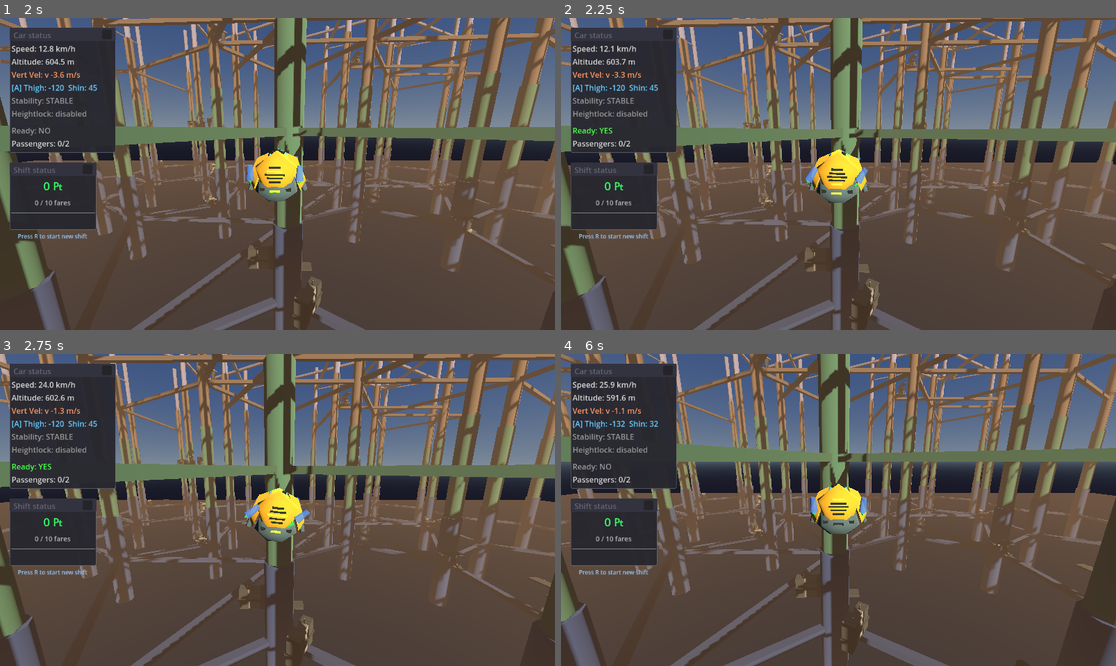
Above: before the commit, frames 1-4 (two rows, left to right).
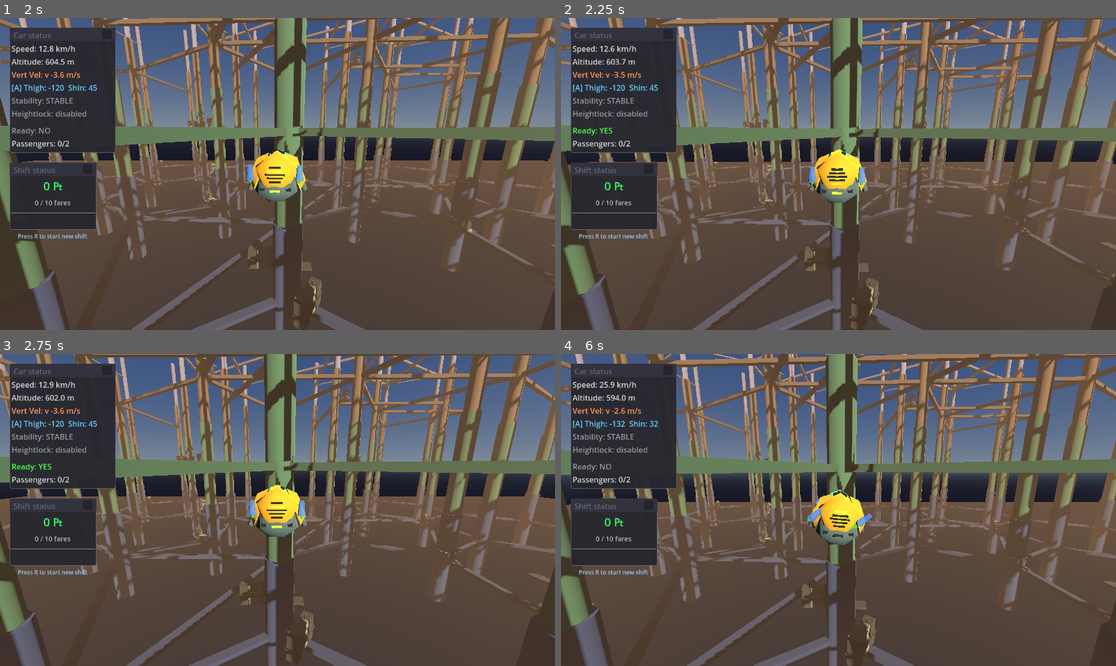
Above: after the commit, the same moments.

Repository: TaxiService/fcar
Game: Godot game, scene res://city/city_test.tscn
The game is run twice, just before and just after one commit, with the same random seed, the same clock (stepped at 60 frames per second) and the same inputs.
Inputs (mouse positions are in pixels of both pictures, inside the frame that each line leads up to):
- Up to frame 1 (2 s): tap R (toggle_ready_for_fares) at 0.5, 1.25 s; drag from (61, 89) to (333, 105) at 0.52 s; drag from (55, 195) to (249, 236) at 1.27 s
- Up to frame 2 (2.25 s): tap R (toggle_ready_for_fares) at 2 s; move the mouse to (894, 105) at 2.02 s; hold D (strafe_right) from 2.03 s (still down); hold Space (jump) from 2.03 s (still down); tap F (toggle_control_lock, bound only after the commit) at 2.1 s
- Up to frame 3 (2.75 s): keep holding D (strafe_right); keep holding Space (jump)
- Up to frame 4 (6 s): release D (strafe_right) at 2.75 s; release Space (jump) at 2.75 s; tap R (toggle_ready_for_fares) at 2.75, 3.5, 4.25 s; drag from (810, 572) to (672, 463) at 2.77 s; move the mouse to (1005, 556) at 3.52 s; hold A (strafe_left) 3.53-4.25 s; hold C (crouch) 3.53-4.25 s; tap Space (jump) at 3.77, 4.07 s; tap Ctrl (toggle_com_compensation, bound only before the commit) at 3.8 s; drag from (672, 463) to (755, 432) at 4.27 s; move the mouse to (866, 510) at 5.02 s; hold S (backward) 5.03-5.75 s; hold Space (jump) 5.03-5.75 s; tap V (toggle_auto_hover) at 5.1 s; click (866, 510) at 5.17 s; drag from (755, 432) to (727, 525) at 5.77 s

Frame 1 is identical in both runs. In frame 2, 4.4% of the frame differs, in the area x 0-100%, y 0-100%; in frame 3, 19%; in frame 4, 43%.

Commit message:
Add control lock (F key) and remove CoM toggle
Control lock feature:
- Press F to lock current control inputs
- Locked inputs are maintained (car continues trajectory)
- Press same input direction to temporarily suppress it
- Press opposite direction to override
- Press F again to unlock
- Allows player to look around / interact with UI while flying

Also removed:
- CTRL toggle for CoM compensation (now always on)
- toggle_com_compensation input action replaced with toggle_control_lock

Co-Authored-By: Claude Opus 4.5 <noreply@anthropic.com>

Diff:
--- a/FCar.gd
+++ b/FCar.gd
@@ -23,6 +23,13 @@
 var _alt_was_pressed: bool = false  # For detecting Alt key press
 var _booster_roll_differential: float = 0.0  # Current shin offset (left - right)
 var _smoothed_pitch_input: float = 0.0  # Smoothed pitch input to avoid bobbing
+
+# Control lock state (F key) - locks current inputs, player can look around freely
+var controls_locked: bool = false
+var locked_pitch: float = 0.0
+var locked_roll: float = 0.0
+var locked_throttle: float = 0.0
+var locked_yaw: float = 0.0
 
 # ===== EXPORT PARAMETERS =====
 @export_category("thrust")
@@ -318,6 +325,39 @@
 	target_height = global_transform.origin.y
 
 
+func _toggle_control_lock(pitch: float, roll: float, throttle: float, yaw: float):
+	controls_locked = !controls_locked
+	if controls_locked:
+		# Lock current inputs
+		locked_pitch = pitch
+		locked_roll = roll
+		locked_throttle = throttle
+		locked_yaw = yaw
+		print("Controls: LOCKED")
+	else:
+		# Clear locked values
+		locked_pitch = 0.0
+		locked_roll = 0.0
+		locked_throttle = 0.0
+		locked_yaw = 0.0
+		print("Controls: unlocked")
+
+
+func _apply_lock_logic(locked_value: float, player_input: float) -> float:
+	# When controls are locked:
+	# - If player presses the same direction as locked, temporarily suppress (return 0)
+	# - If player presses opposite direction, override with player input
+	# - If player isn't pressing anything, use locked value
+	if player_input == 0.0:
+		return locked_value
+	elif locked_value != 0.0 and sign(player_input) == sign(locked_value):
+		# Player pressing same direction as locked - suppress
+		return 0.0
+	else:
+		# Player pressing opposite or different - use player input
+		return player_input
+
+
 func _physics_process(delta):
 	# Update LOD player position for people culling
 	_update_lod_player_position()
@@ -473,44 +513,62 @@
 
 
 func _read_inputs(delta: float) -> Dictionary:
-	# Read raw input targets
-	var target_pitch: float = 0.0
-	var target_roll: float = 0.0
-	var target_throttle: float = 0.0
-	var target_yaw: float = 0.0
+	# Read raw player input
+	var player_pitch: float = 0.0
+	var player_roll: float = 0.0
+	var player_throttle: float = 0.0
+	var player_yaw: float = 0.0
 
 	if Input.is_action_pressed("backward"):
-		target_pitch = 1.0
+		player_pitch = 1.0
 	if Input.is_action_pressed("forward"):
-		target_pitch = -1.0
+		player_pitch = -1.0
 	if Input.is_action_pressed("strafe_left"):
-		target_roll = -1.0
+		player_roll = -1.0
 	if Input.is_action_pressed("strafe_right"):
-		target_roll = 1.0
+		player_roll = 1.0
 
 	if Input.is_action_pressed("jump"):
 		if lock_height: target_height = global_transform.origin.y
-		target_throttle = 1.0
+		player_throttle = 1.0
 	if Input.is_action_just_released("jump"):
 		if lock_height: target_height = global_transform.origin.y
 
 	if Input.is_action_pressed("crouch"):
 		if lock_height: target_height = global_transform.origin.y
-		target_throttle = -1.0
+		player_throttle = -1.0
 	if Input.is_action_just_released("crouch"):
 		if lock_height: target_height = global_transform.origin.y
 
 	if Input.is_action_pressed("turn_right"):
-		target_yaw = 1.0
+		player_yaw = 1.0
 	if Input.is_action_pressed("turn_left"):
-		target_yaw = -1.0
-
-	# Handle toggles
+		player_yaw = -1.0
+
+	# Handle control lock toggle (F key)
+	if Input.is_action_just_pressed("toggle_control_lock"):
+		_toggle_control_lock(player_pitch, player_roll, player_throttle, player_yaw)
+
+	# Apply control lock: locked inputs are maintained unless player presses same direction
+	var target_pitch: float
+	var target_roll: float
+	var target_throttle: float
+	var target_yaw: float
+
+	if controls_locked:
+		target_pitch = _apply_lock_logic(locked_pitch, player_pitch)
+		target_roll = _apply_lock_logic(locked_roll, player_roll)
+		target_throttle = _apply_lock_logic(locked_throttle, player_throttle)
+		target_yaw = _apply_lock_logic(locked_yaw, player_yaw)
+	else:
+		target_pitch = player_pitch
+		target_roll = player_roll
+		target_throttle = player_throttle
+		target_yaw = player_yaw
+
+	# Handle other toggles
 	if Input.is_action_just_pressed("height_brake"):
 		engage_heightlock()
-	if Input.is_action_just_pressed("toggle_com_compensation"):
-		com_compensation_enabled = !com_compensation_enabled
-		print("CoM compensation: ", "ON" if com_compensation_enabled else "OFF")
 	if Input.is_action_just_pressed("toggle_auto_hover"):
 		auto_hover_enabled = !auto_hover_enabled
 		print("Auto-hover safety: ", "ON" if auto_hover_enabled else "OFF")
--- a/project.godot
+++ b/project.godot
@@ -70,9 +70,9 @@
 "events": [Object(InputEventKey,"resource_local_to_scene":false,"resource_name":"","device":-1,"window_id":0,"alt_press …(192 unchanged characters)…
 ]
 }
-toggle_com_compensation={
+toggle_control_lock={
 "deadzone": 0.5,
-"events": [Object(InputEventKey,"resource_local_to_scene":fa …(140 unchanged characters)… d":false,"keycode":0,"physical_keycode":4194326,"key_label":0,"unicode":0,"location":0,"echo":false,"script":null)
+"events": [Object(InputEventKey,"resource_local_to_scene":fa …(140 unchanged characters)… d":false,"keycode":0,"physical_keycode":70,"key_label":0,"unicode":102,"location":0,"echo":false,"script":null)
 ]
 }
 handbrake={
